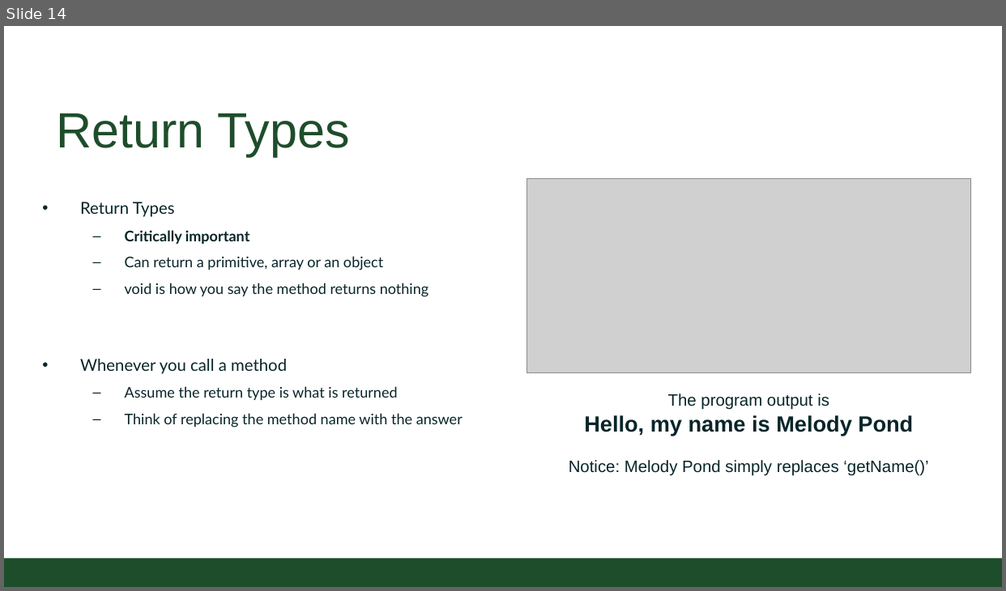
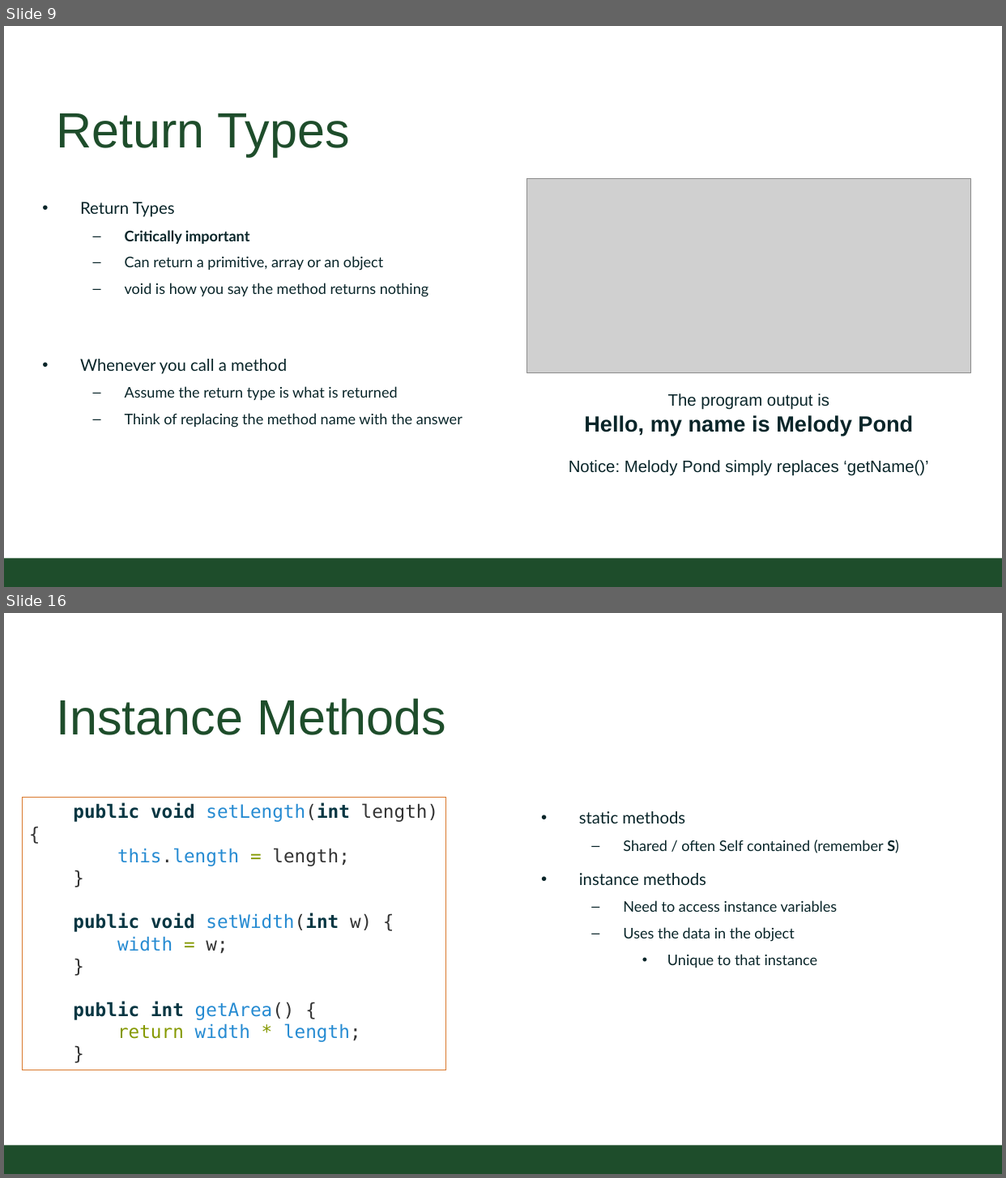
Before and after one commit to CSU-CompSci-CS163-4/Handouts, a slide deck: slides/On-Campus/02_02_ObjectsMethods.pptx. Shown one above the other, each under a label of ours: slide 14 before the commit, slides 9 and 16 after it; the slides between them are not shown. The pictures are 1006x591 and 1006x1178 pixels, drawn with LibreOffice and Linux fonts; fonts in the diff are those of the drawing; grey boxes stand for pictures; background and template pictures are left out. Boxes give left, top, right and bottom in pixels: in the first picture for what was removed or moved away, otherwise in the second. Text is boxed around its words. In the diff, an @@ line names an element or a change of style, - is before the commit and + after.

```diff
--- a/slides/On-Campus/02_02_ObjectsMethods.pptx
+++ b/slides/On-Campus/02_02_ObjectsMethods.pptx
@@ slide 16 added at (4, 613, 1002, 1174), background #FFFFFF; not listed: 1 template element that a slide beside it also shows @@
@@ title added at (56, 698, 446, 735), 54 pt, text #1E4D2B @@
+Instance Methods
@@ rectangle added at (23, 797, 445, 1071), outline #D9782C 0.75 pt, 20 pt, text #268BD2 @@
+public void setLength(int length) {
+this.length = length;
+}
+public void setWidth(int w) {
+width = w;
+}
+public int getArea() {
+return width * length;
+}
@@ text added at (579, 811, 899, 968), 16 pt, text #092529 @@
+• static methods
+  – Shared / often Self contained (remember S)
+• instance methods
+  – Need to access instance variables
+  – Uses the data in the object
+    • Unique to that instance
@@ what was slide 14 is now slide 9 @@
```
Also in this commit, not shown: 11 slides changed, 13 other slides added, 2 slides removed, 4 other files.
